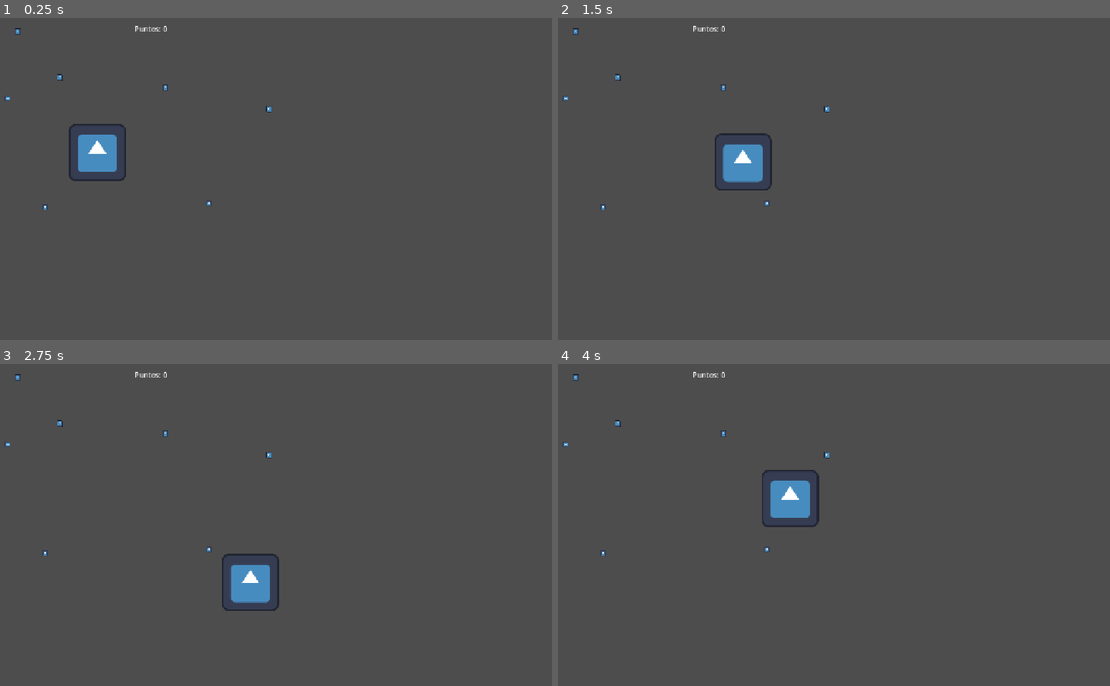
Above: before the commit, frames 1-4 (two rows, left to right).
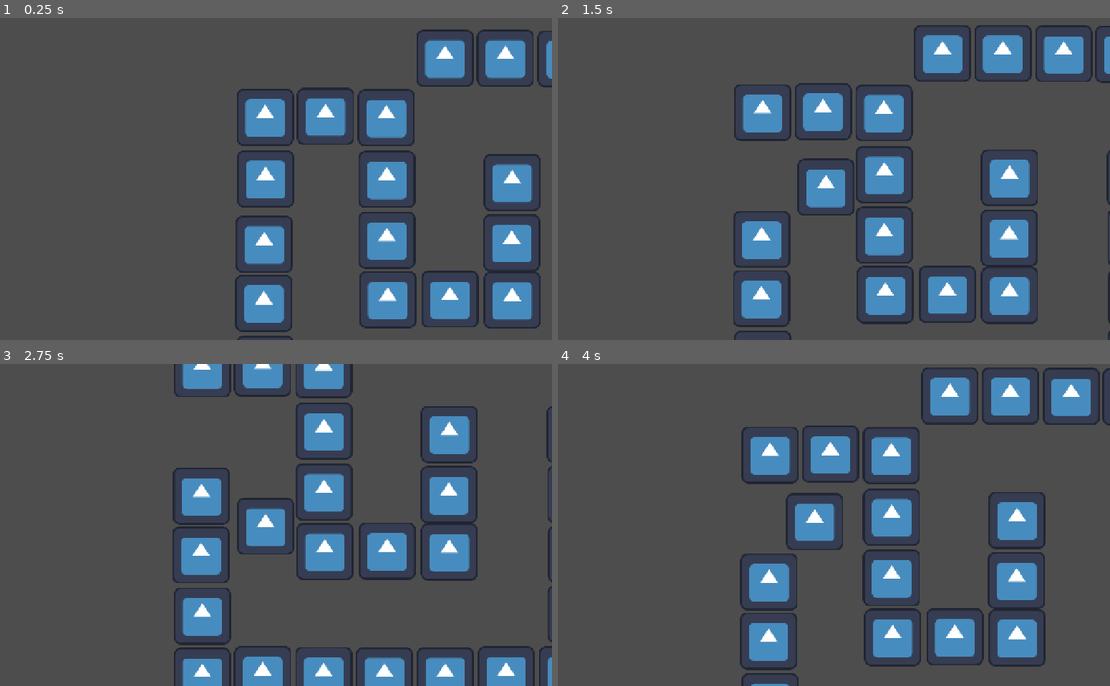
Above: after the commit, the same moments.

Repository: RodrigoEdit/GameRandomSpace
Game: Godot game, scene res://Scenes/levels/physics_arena.tscn
Two runs of this game, one before a commit and one after it. Both use one fixed random seed, a clock stepped at 60 frames per second and the inputs below. Before the commit the project starts from res://Scenes/main/main.tscn. The engine's default icon, where the game draws it, is replaced by a stand-in: a white triangle on a blue panel in a dark square.
Inputs:
- Up to frame 1 (0.25 s): no input
- Up to frame 2 (1.5 s): tap Enter at 0.5 s; hold Right (move_right) 0.53-1.28 s; hold Down (move_down) from 1.28 s (still down)
- Up to frame 3 (2.75 s): release Down (move_down) at 2.03 s; hold Right (move_right) from 2.03 s (still down)
- Up to frame 4 (4 s): release Right (move_right) at 2.78 s; hold Up (move_up) 2.78-3.53 s; hold Left (move_left) from 3.53 s (still down)

The runs differ from the first frame. In frame 1, 18% of the frame differs, in the area x 1-100%, y 2-100%; in frame 2, 19%; in frame 3, 20%, in the area x 1-100%, y 0-100%; in frame 4, 18%.

Commit message:
Acabando LAB2

Diff:
--- a/Laboratorio 2/Marco_Alanya/LAB2/Lab02_MovimientoFisica/Scenes/levels/physics_arena.tscn
+++ b/Laboratorio 2/Marco_Alanya/LAB2/Lab02_MovimientoFisica/Scenes/levels/physics_arena.tscn
@@ -1,3 +1,132 @@
 [gd_scene format=3 uid="uid://ds23fa7jd10wv"]
 
+[ext_resource type="PackedScene" uid="uid://bfhelif42qp0k" path="res://Scenes/environment/wall.tscn" id="1_cout1"]
+[ext_resource type="PackedScene" uid="uid://cie28t1csn1wt" path="res://Scenes/player/player.tscn" id="2_5yn2q"]
+
 [node name="PhysicsArena" type="Node2D" unique_id=2140697694]
+
+[node name="Wall" parent="." unique_id=747809244 instance=ExtResource("1_cout1")]
+position = Vector2(-8, -38)
+
+[node name="Wall2" parent="." unique_id=1716146927 instance=ExtResource("1_cout1")]
+position = Vector2(127, -40)
+
+[node name="Wall3" parent="." unique_id=1946642967 instance=ExtResource("1_cout1")]
+position = Vector2(263, -37)
+
+[node name="Wall4" parent="." unique_id=1974897073 instance=ExtResource("1_cout1")]
+position = Vector2(264, 101)
+
+[node name="Wall5" parent="." unique_id=2006814337 instance=ExtResource("1_cout1")]
+position = Vector2(264, 237)
+
+[node name="Wall6" parent="." unique_id=87358813 instance=ExtResource("1_cout1")]
+position = Vector2(266, 370)
+
+[node name="Wall7" parent="." unique_id=1401525457 instance=ExtResource("1_cout1")]
+position = Vector2(-10, 246)
+
+[node name="Wall8" parent="." unique_id=929899824 instance=ExtResource("1_cout1")]
+position = Vector2(-11, 378)
+
+[node name="Wall9" parent="." unique_id=445608654 instance=ExtResource("1_cout1")]
+position = Vector2(-8, 514)
+
+[node name="Wall10" parent="." unique_id=2100921704 instance=ExtResource("1_cout1")]
+position = Vector2(405, 369)
+
+[node name="Wall11" parent="." unique_id=1635310902 instance=ExtResource("1_cout1")]
+position = Vector2(544, 371)
+
+[node name="Wall12" parent="." unique_id=1666852192 instance=ExtResource("1_cout1")]
+position = Vector2(543, 243)
+
+[node name="Wall13" parent="." unique_id=436876514 instance=ExtResource("1_cout1")]
+position = Vector2(544, 108)
+
+[node name="Wall14" parent="." unique_id=1418392194 instance=ExtResource("1_cout1")]
+position = Vector2(825, 108)
+
+[node name="Wall15" parent="." unique_id=129188423 instance=ExtResource("1_cout1")]
+position = Vector2(826, 242)
+
+[node name="Wall16" parent="." unique_id=2027586504 instance=ExtResource("1_cout1")]
+position = Vector2(828, 376)
+
+[node name="Wall17" parent="." unique_id=481882641 instance=ExtResource("1_cout1")]
+position = Vector2(827, 510)
+
+[node name="Wall18" parent="." unique_id=1312064226 instance=ExtResource("1_cout1")]
+position = Vector2(961, 109)
+
+[node name="Wall19" parent="." unique_id=1060160744 instance=ExtResource("1_cout1")]
+position = Vector2(1092, 110)
+
+[node name="Wall20" parent="." unique_id=684027368 instance=ExtResource("1_cout1")]
+position = Vector2(-8, 649)
+
+[node name="Wall21" parent="." unique_id=763808019 instance=ExtResource("1_cout1")]
+position = Vector2(127, 645)
+
+[node name="Wall22" parent="." unique_id=251664257 instance=ExtResource("1_cout1")]
+position = Vector2(263, 647)
+
+[node name="Wall23" parent="." unique_id=1911922361 instance=ExtResource("1_cout1")]
+position = Vector2(399, 648)
+
+[node name="Wall24" parent="." unique_id=794235090 instance=ExtResource("1_cout1")]
+position = Vector2(535, 648)
+
+[node name="Wall25" parent="." unique_id=1220673043 instance=ExtResource("1_cout1")]
+position = Vector2(671, 646)
+
+[node name="Wall26" parent="." unique_id=172920224 instance=ExtResource("1_cout1")]
+position = Vector2(808, 646)
+
+[node name="Wall27" parent="." unique_id=1078734002 instance=ExtResource("1_cout1")]
+position = Vector2(946, 646)
+
+[node name="Wall28" parent="." unique_id=1017308867 instance=ExtResource("1_cout1")]
+position = Vector2(1081, 647)
+
+[node name="Wall29" parent="." unique_id=497388910 instance=ExtResource("1_cout1")]
+position = Vector2(1219, 646)
+
+[node name="Wall30" parent="." unique_id=2064734065 instance=ExtResource("1_cout1")]
+position = Vector2(1218, 509)
+
+[node name="Wall31" parent="." unique_id=1989321085 instance=ExtResource("1_cout1")]
+position = Vector2(1220, 374)
+
+[node name="Wall32" parent="." unique_id=1056208194 instance=ExtResource("1_cout1")]
+position = Vector2(1222, 241)
+
+[node name="Wall33" parent="." unique_id=516949530 instance=ExtResource("1_cout1")]
+position = Vector2(1228, 110)
+
+[node name="Wall34" parent="." unique_id=2078462312 instance=ExtResource("1_cout1")]
+position = Vector2(394, -170)
+
+[node name="Wall35" parent="." unique_id=936177249 instance=ExtResource("1_cout1")]
+position = Vector2(529, -170)
+
+[node name="Wall36" parent="." unique_id=2117814821 instance=ExtResource("1_cout1")]
+position = Vector2(665, -169)
+
+[node name="Wall37" parent="." unique_id=861001474 instance=ExtResource("1_cout1")]
+position = Vector2(799, -168)
+
+[node name="Wall38" parent="." unique_id=377010078 instance=ExtResource("1_cout1")]
+position = Vector2(935, -166)
+
+[node name="Wall39" parent="." unique_id=1466147454 instance=ExtResource("1_cout1")]
+position = Vector2(1071, -169)
+
+[node name="Wall40" parent="." unique_id=1408731130 instance=ExtResource("1_cout1")]
+position = Vector2(1208, -168)
+
+[node name="Wall41" parent="." unique_id=1372666443 instance=ExtResource("1_cout1")]
+position = Vector2(1341, -34)
+
+[node name="Player" parent="." unique_id=1619413284 instance=ExtResource("2_5yn2q")]
+position = Vector2(71, 206)
--- a/Laboratorio 2/Marco_Alanya/LAB2/Lab02_MovimientoFisica/Scenes/player/player.tscn
+++ b/Laboratorio 2/Marco_Alanya/LAB2/Lab02_MovimientoFisica/Scenes/player/player.tscn
@@ -2,6 +2,7 @@
 
 [ext_resource type="Script" uid="uid://blpq46h11h74f" path="res://scripts/player.gd" id="1_8p05u"]
 [ext_resource type="Texture2D" uid="uid://bdj6jnylhj65b" path="res://icon.svg" id="2_eo61r"]
+[ext_resource type="Script" uid="uid://bhmdrw1aowat" path="res://scripts/camera_2d.gd" id="3_mxepk"]
 
 [sub_resource type="RectangleShape2D" id="RectangleShape2D_8p05u"]
 size = Vector2(129, 128)
@@ -15,3 +16,8 @@
 [node name="CollisionShape2D" type="CollisionShape2D" parent="." unique_id=858082747]
 position = Vector2(0.5, 0)
 shape = SubResource("RectangleShape2D_8p05u")
+
+[node name="Camera2D" type="Camera2D" parent="." unique_id=212474648]
+position_smoothing_enabled = true
+position_smoothing_speed = 6.0
+script = ExtResource("3_mxepk")
--- a/Laboratorio 2/Marco_Alanya/LAB2/Lab02_MovimientoFisica/project.godot
+++ b/Laboratorio 2/Marco_Alanya/LAB2/Lab02_MovimientoFisica/project.godot
@@ -11,7 +11,7 @@
 [application]
 
 config/name="Lab01_Godot2D"
-run/main_scene="uid://cffdswxidsyci"
+run/main_scene="uid://ds23fa7jd10wv"
 config/features=PackedStringArray("4.7", "Forward Plus")
 config/icon="res://icon.svg"
 
--- /dev/null
+++ b/Laboratorio 2/Marco_Alanya/LAB2/Lab02_MovimientoFisica/scripts/camera_2d.gd
@@ -0,0 +1,17 @@
+extends Camera2D
+
+@export var target : Node2D
+@export var follow_speed: float = 8.0
+# Called when the node enters the scene tree for the first time.
+func _ready() -> void:
+	pass # Replace with function body.
+
+# Called every frame. 'delta' is the elapsed time since the previous frame.
+func _process(delta: float) -> void:
+	if target == null:
+		return
+
+	global_position = global_position.lerp(
+		target.global_position,
+		1.0 - exp(-follow_speed * delta)
+	)
Not shown, added: Laboratorio 2/Marco_Alanya/LAB2/Lab02_MovimientoFisica/scripts/camera_2d.gd.uid
